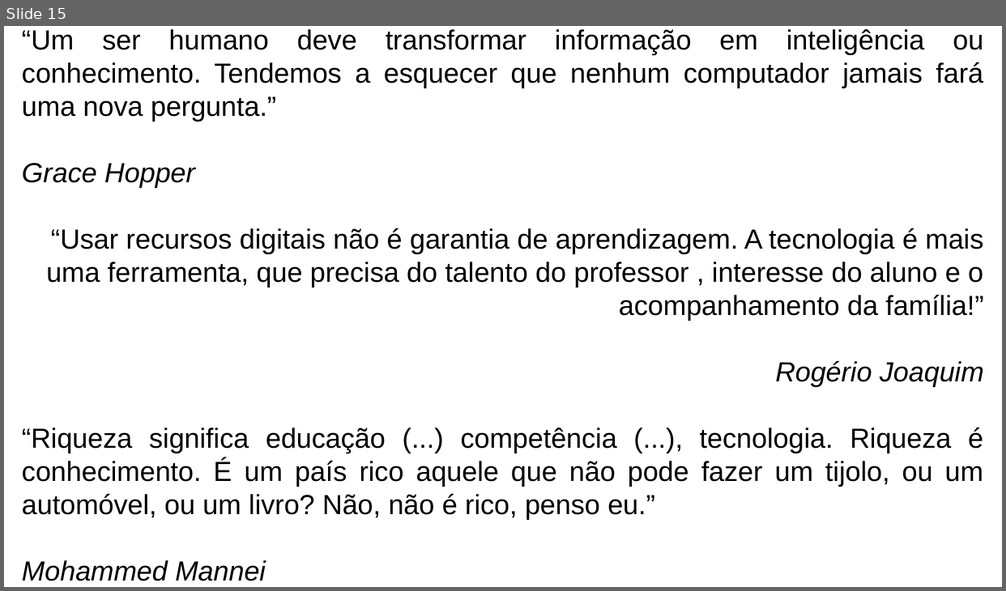
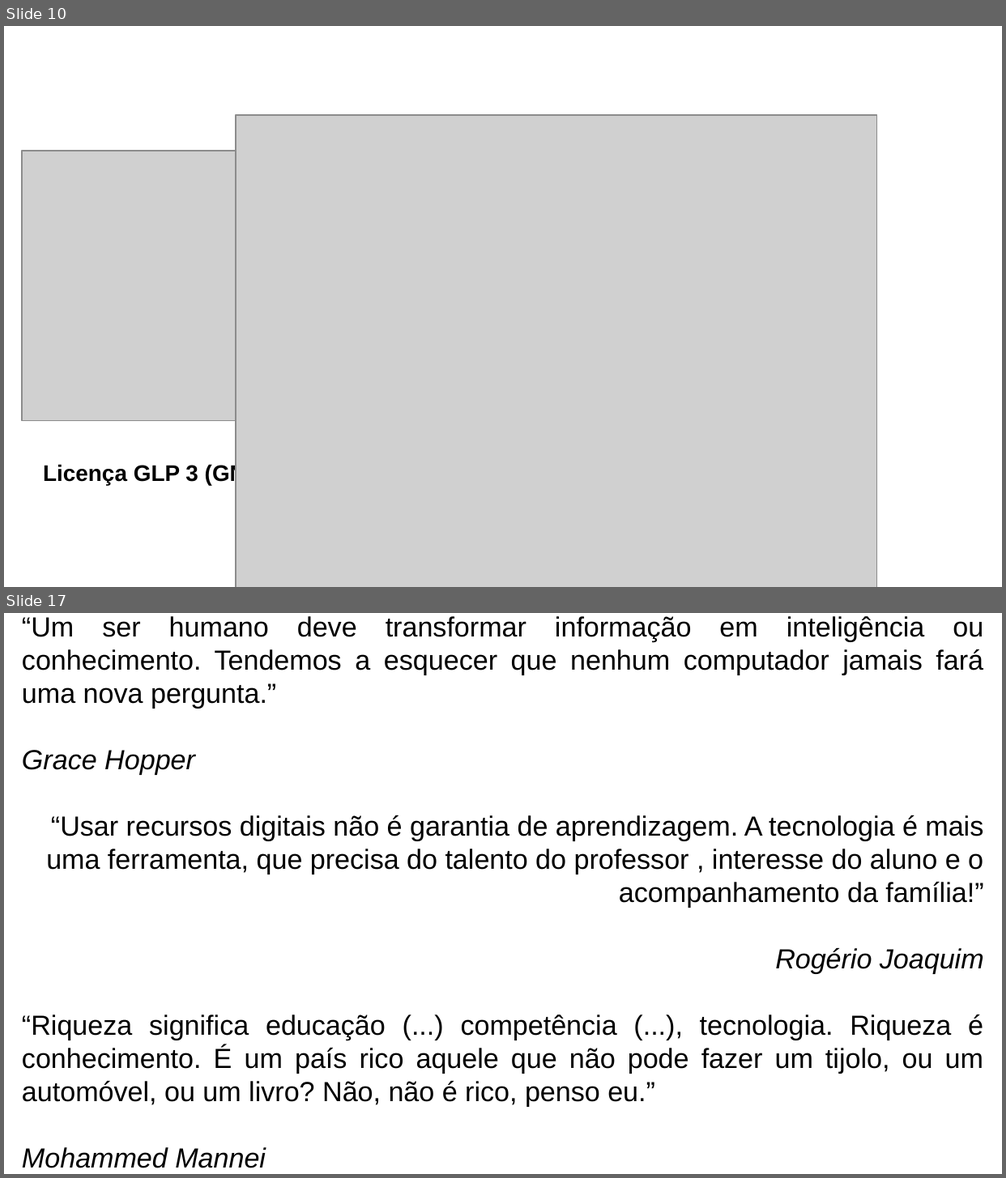
Before and after one commit to DarkCells/PySysbone, a slide deck: Apresentação_Defesa.odp. Shown one above the other, each under a label of ours: slide 15 before the commit, slides 10 and 17 after it; the slides between them are not shown. The pictures are 1006x591 and 1006x1178 pixels, drawn with LibreOffice and Linux fonts; fonts in the diff are those of the drawing; grey boxes stand for pictures. Boxes give left, top, right and bottom in pixels: in the first picture for what was removed or moved away, otherwise in the second. Text is boxed around its words. In the diff, an @@ line names an element or a change of style, - is before the commit and + after.

```diff
--- a/Apresentação_Defesa.odp
+++ b/Apresentação_Defesa.odp
@@ slide 10 added at [4, 26, 1002, 587], background #FFFFFF @@
@@ picture added at [236, 115, 878, 587] @@
@@ picture added at [22, 151, 262, 422] @@
@@ text added at [43, 464, 270, 486], 18 pt, text #000000, bold @@
+Licença GLP 3 (GNU)
@@ what was slide 15 is now slide 17 @@
```
Also in this commit, not shown: 3 slides changed, 13 other slides added, 12 slides removed, 17 other files.
